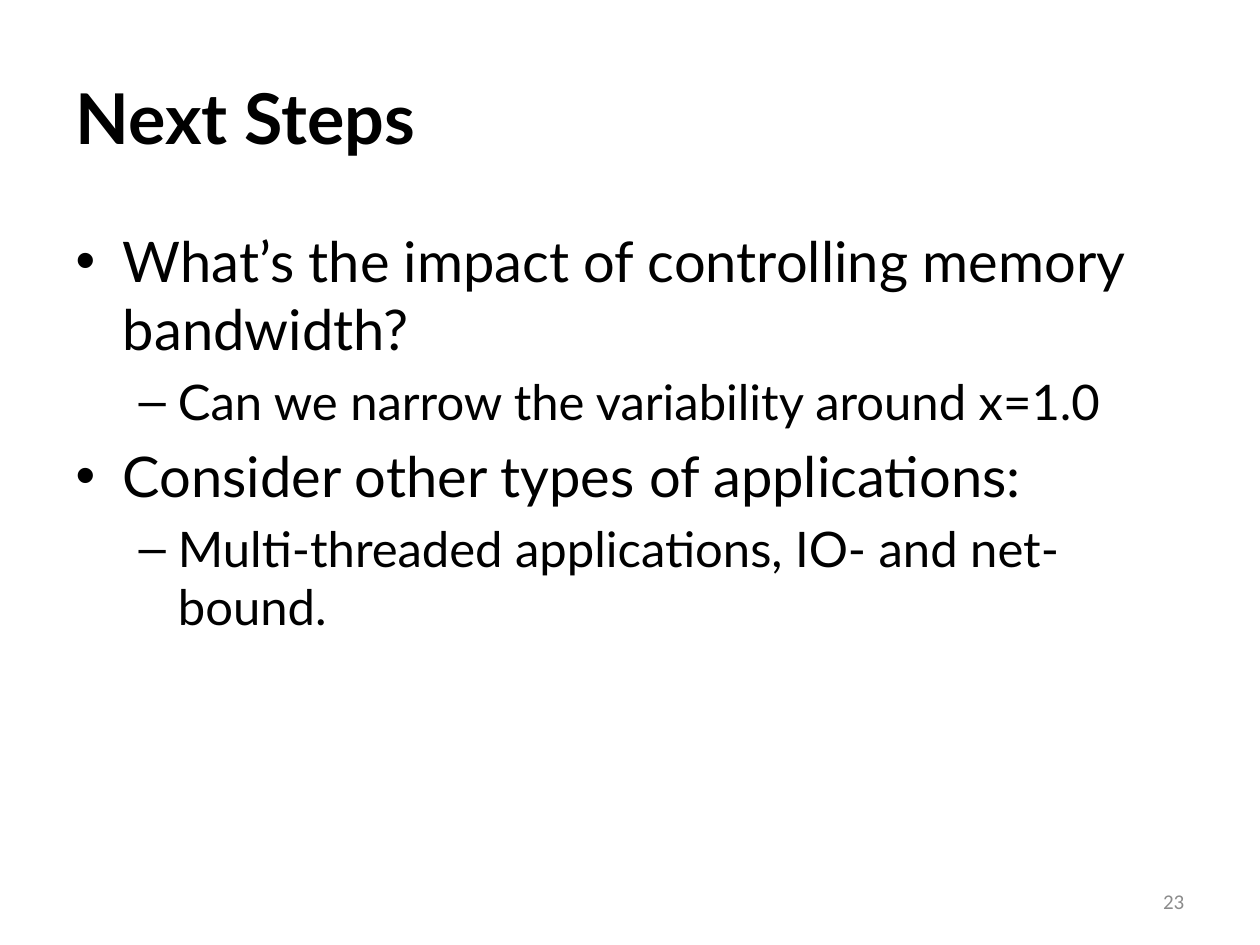
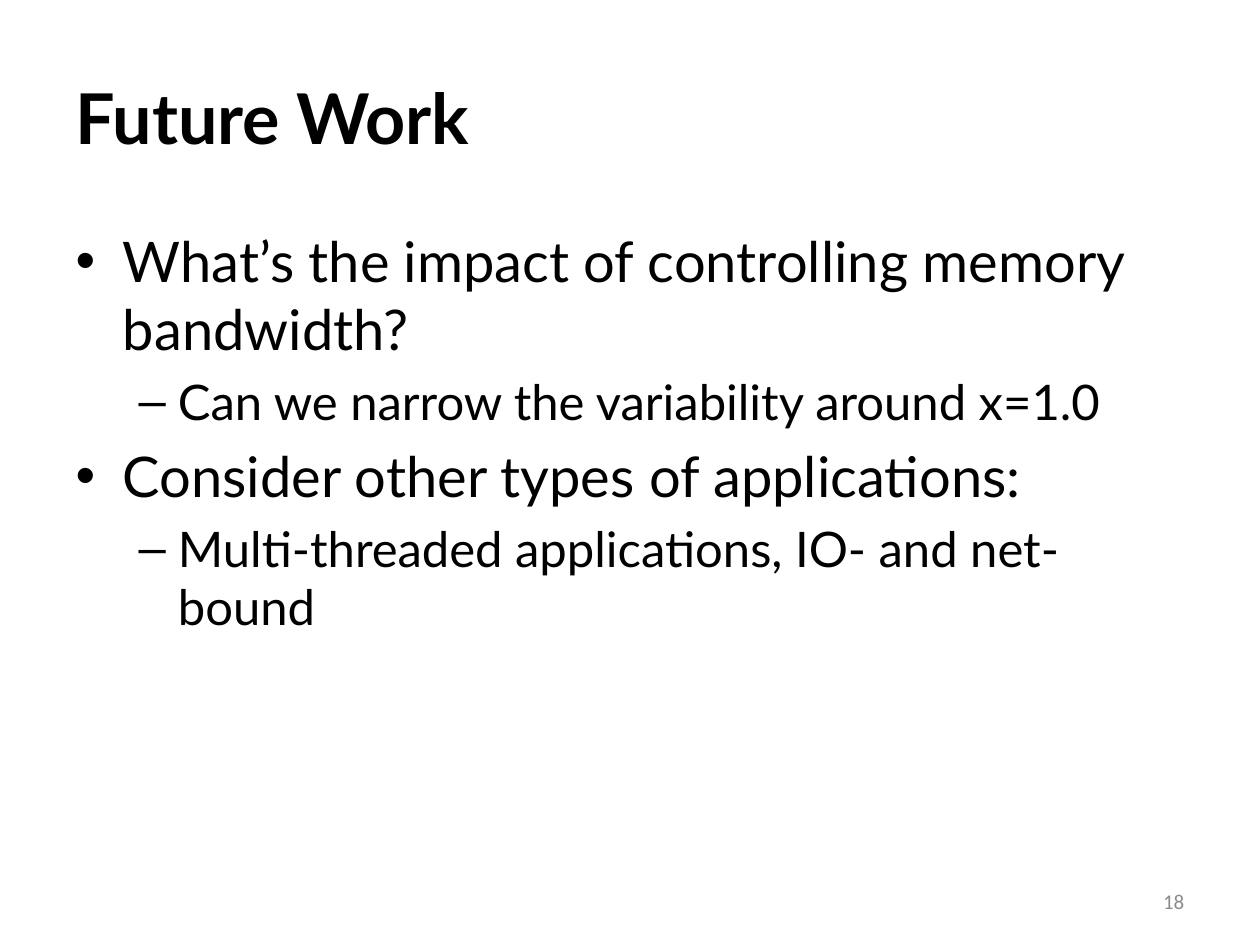
Before and after one commit to ivotron/varsys16, a slide deck: slide 18 of slides.pptx (slide 23 before the commit). Drawn at 1260x945 pixels with LibreOffice and Linux fonts; fonts in the diff are those of the drawing. Boxes give left, top, right and bottom in pixels: in the first picture for what was removed or moved away, otherwise in the second. Text is boxed around its words. In the diff, an @@ line names an element or a change of style, - is before the commit and + after.

```diff
--- a/slides.pptx
+++ b/slides.pptx
@@ title at [76, 92, 470, 145]: text changed @@
-Next Steps
+Future Work
@@ text at [178, 531, 1059, 626]: text changed @@
-  – Multi-threaded applications, IO- and net-bound.
+  – Multi-threaded applications, IO- and net-bound
@@ page number at [1163, 895, 1184, 909]: text changed @@
-23
+18
```
Also in this commit, not shown: 18 other slides changed, 3 slides added, 3 slides removed.
